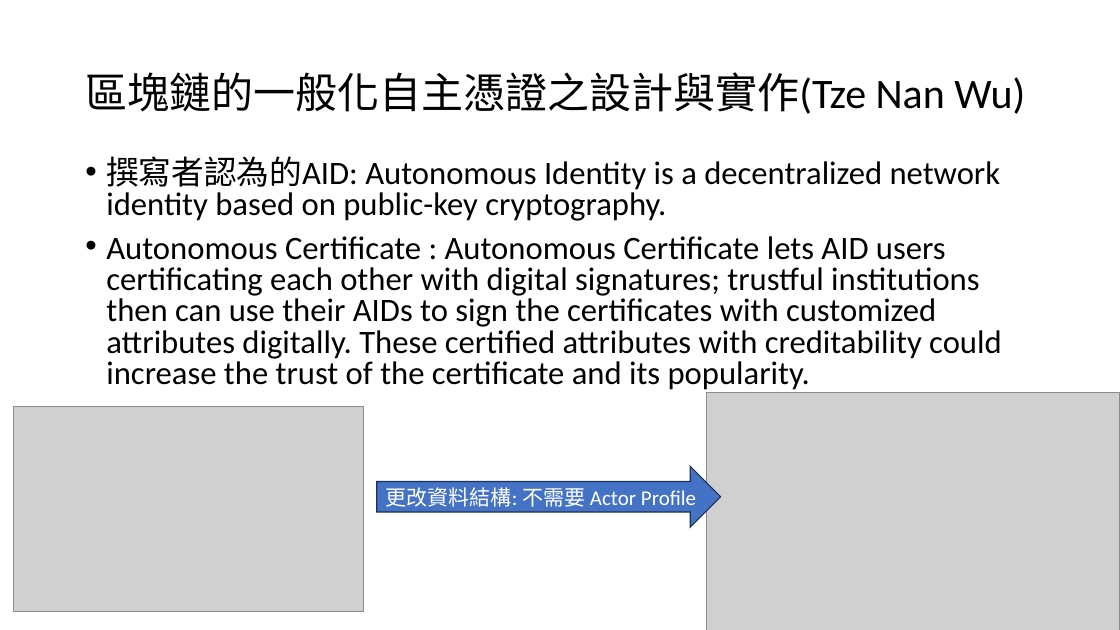
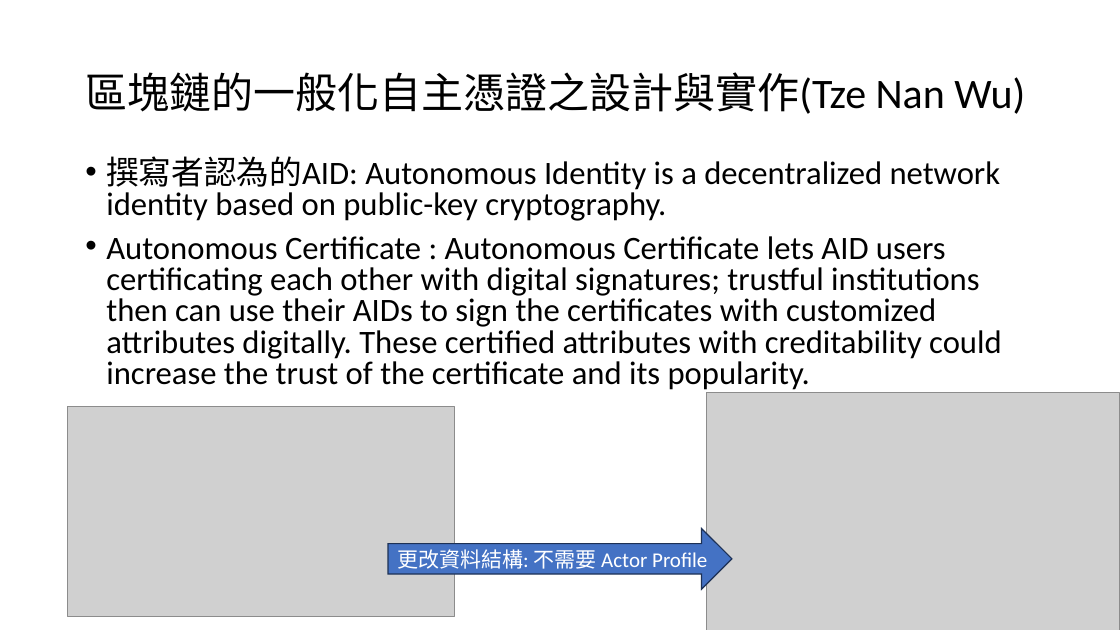
Before and after one commit to leon123858/aid-paper, a slide deck: slide 5 of docs/口試後修改.pptx. Drawn at 1120x630 pixels with LibreOffice and Linux fonts; fonts in the diff are those of the drawing; grey boxes stand for pictures. Boxes give left, top, right and bottom in pixels: in the first picture for what was removed or moved away, otherwise in the second. Text is boxed around its words. In the diff, an @@ line names an element or a change of style, - is before the commit and + after.

```diff
--- a/docs/口試後修改.pptx
+++ b/docs/口試後修改.pptx
@@ picture: place and size @@
-picture at box(13, 407, 363, 612)
+picture at box(67, 407, 455, 616)
@@ right arrow "更改資料結構: 不需要 Actor Profile": place and size @@
-right arrow "更改資料結構: 不需要 Actor Profile" at box(377, 466, 721, 527)
+right arrow "更改資料結構: 不需要 Actor Profile" at box(388, 528, 732, 589)
```
Also in this commit, not shown: 8 other files.
